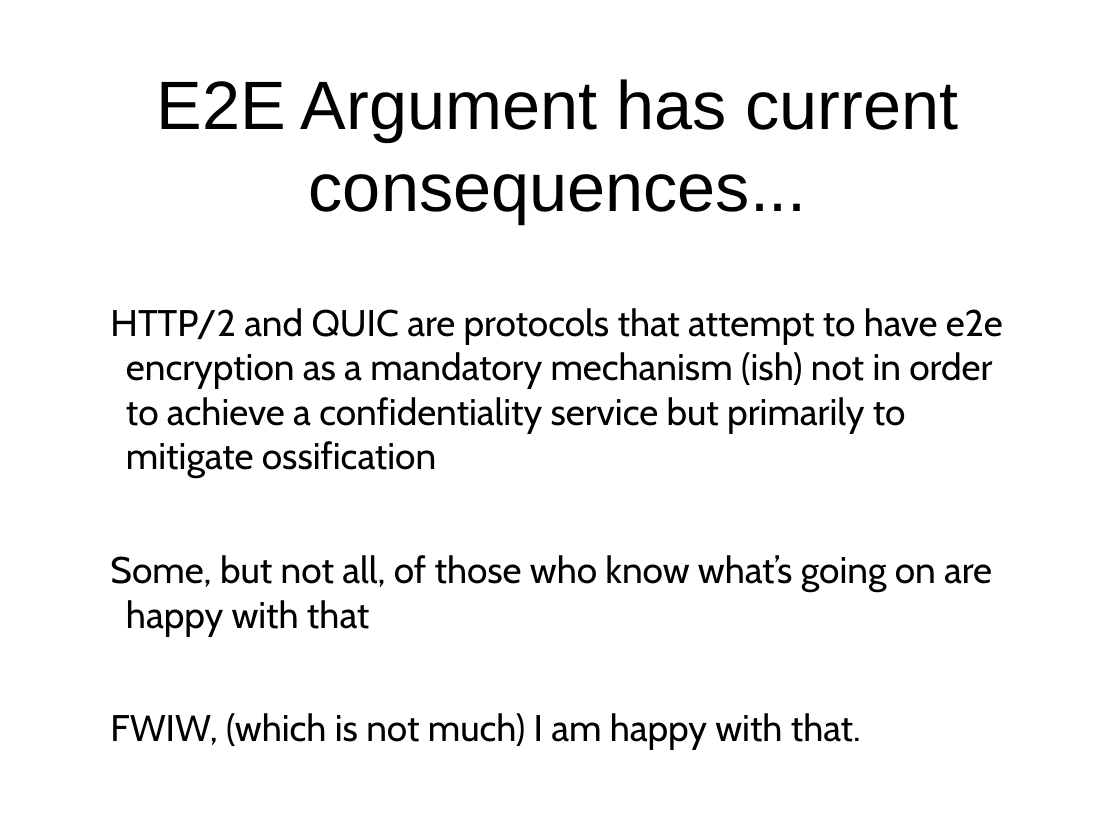
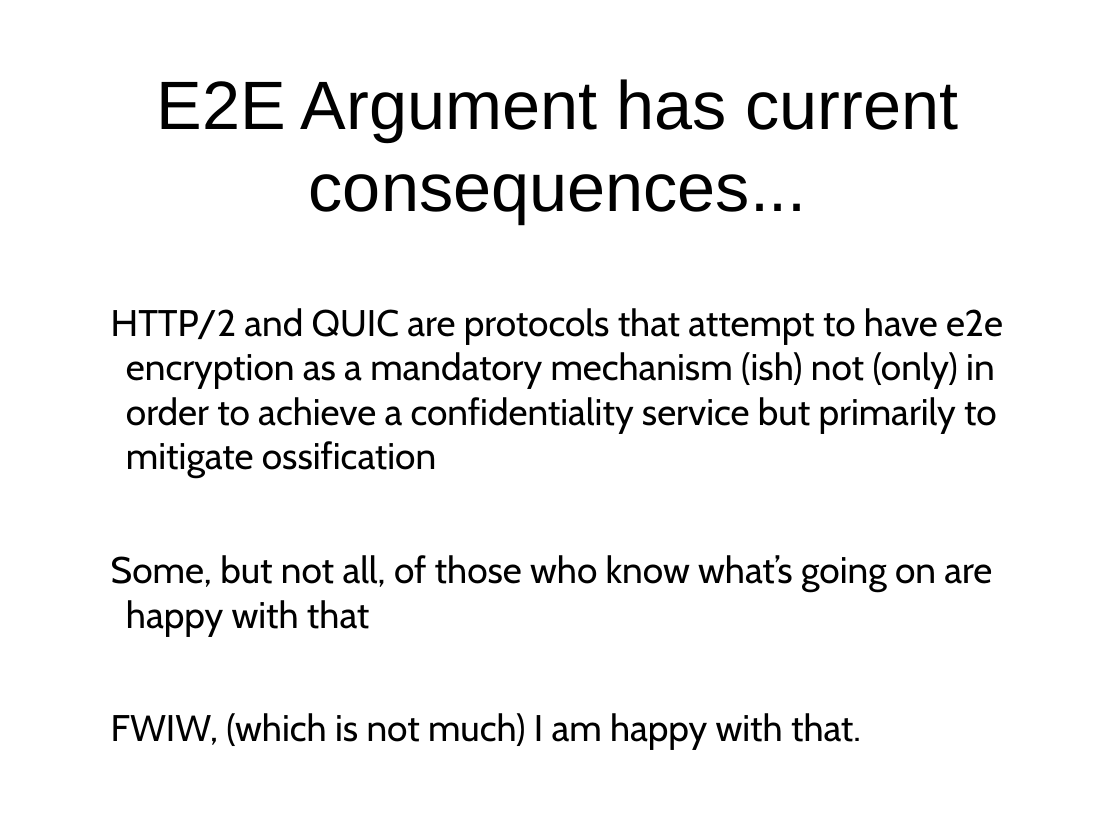
Before and after one commit to sftcd/cs7053, a slide deck: slide 39 of 2016lectures/02-concepts.ppt (slide 37 before the commit). Drawn at 1120x840 pixels with LibreOffice and Linux fonts; fonts in the diff are those of the drawing. Boxes give left, top, right and bottom in pixels: in the first picture for what was removed or moved away, otherwise in the second. Text is boxed around its words. In the diff, an @@ line names an element or a change of style, - is before the commit and + after.

```diff
--- a/2016lectures/02-concepts.ppt
+++ b/2016lectures/02-concepts.ppt
@@ text at bbox=[111, 308, 1003, 478]: text changed @@
-HTTP/2 and QUIC are protocols that attempt to have e2e encryption as a mandatory mechanism (ish) not in order to achieve a confidentiality service but primarily to mitigate ossification
+HTTP/2 and QUIC are protocols that attempt to have e2e encryption as a mandatory mechanism (ish) not (only) in order to achieve a confidentiality service but primarily to mitigate ossification
```
Also in this commit, not shown: 26 other slides changed, 2 slides added, 3 other files.
